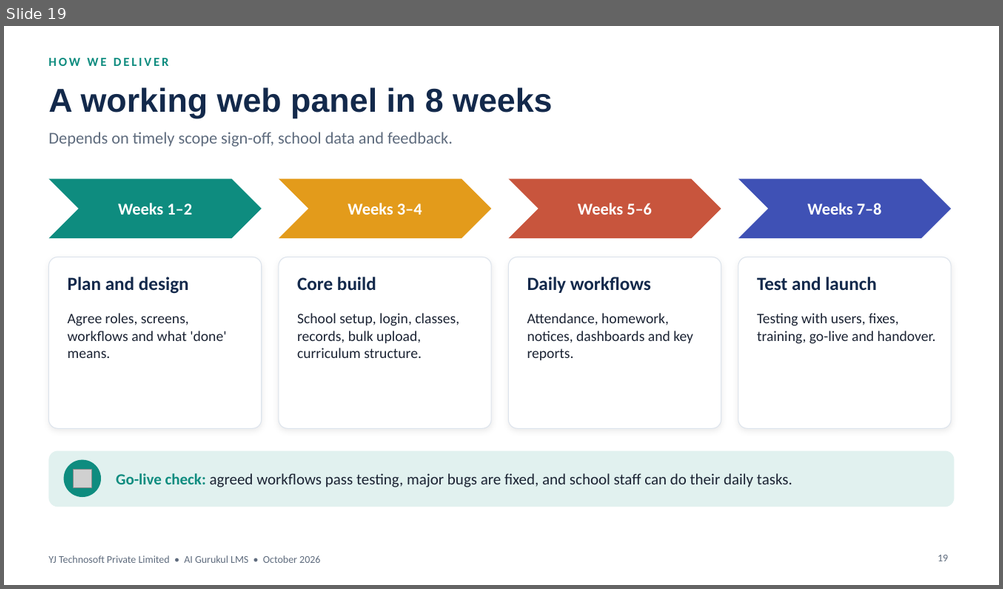
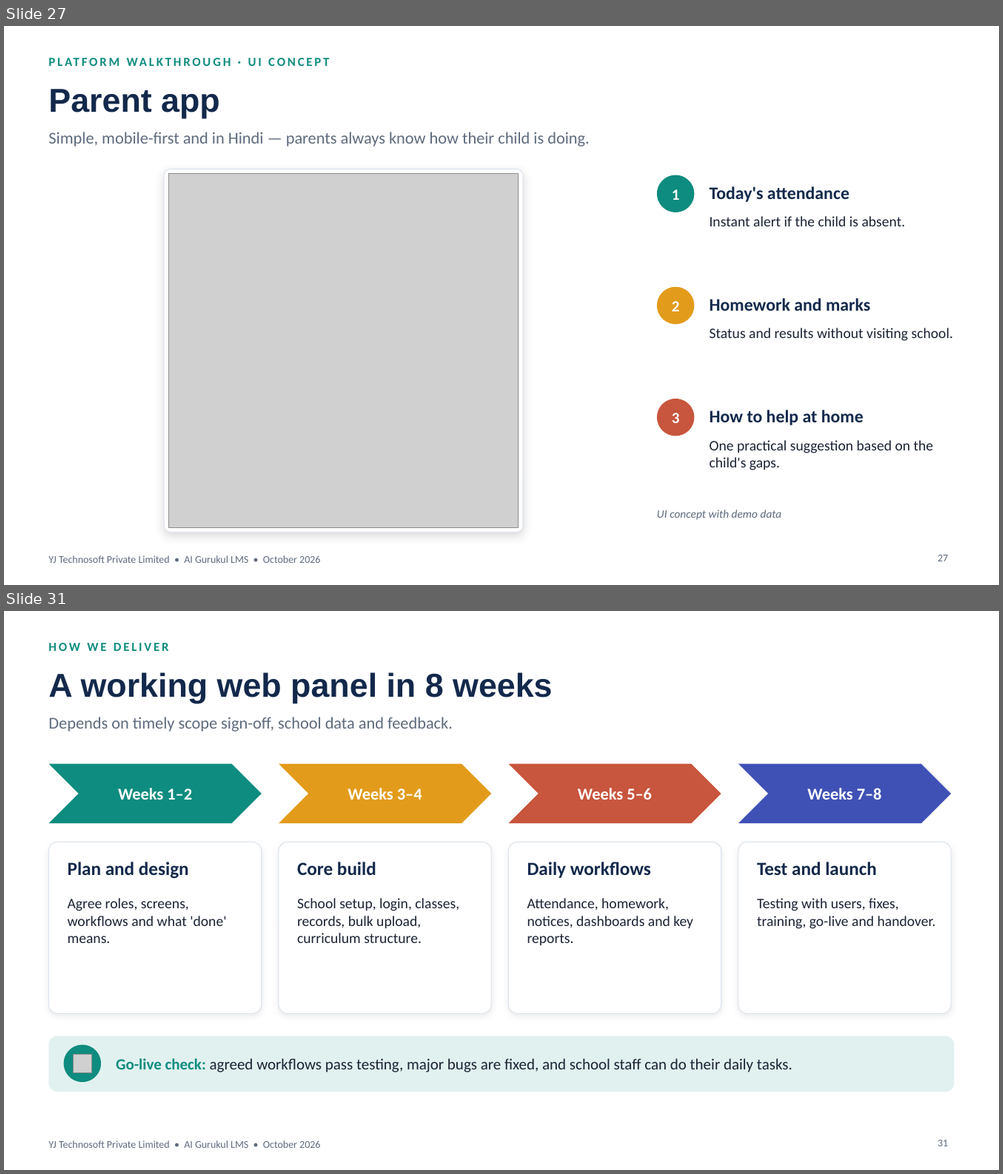
Before and after one commit to yatindradhurwe/yjtechnosoft, a slide deck: AI_Gurukul_Chhattisgarh_Edition.pptx. Shown one above the other, each under a label of ours: slide 19 before the commit, slides 27 and 31 after it; the slides between them are not shown. The pictures are 1003x589 and 1003x1174 pixels, drawn with LibreOffice and Linux fonts; fonts in the diff are those of the drawing; grey boxes stand for pictures. Boxes give left, top, right and bottom in pixels: in the first picture for what was removed or moved away, otherwise in the second. Text is boxed around its words. In the diff, an @@ line names an element or a change of style, - is before the commit and + after.

```diff
--- a/AI_Gurukul_Chhattisgarh_Edition.pptx
+++ b/AI_Gurukul_Chhattisgarh_Edition.pptx
@@ slide 27 added at (x1=4, y1=26, x2=999, y2=585), background #FFFFFF; not listed: 1 template element that a slide beside it also shows @@
@@ text added at (x1=48, y1=50, x2=954, y2=73), 12 pt, text #0E8C7F, bold @@
+PLATFORM WALKTHROUGH · UI CONCEPT
@@ title added at (x1=48, y1=89, x2=220, y2=118), 32 pt, text #13294B, bold @@
+Parent app
@@ text added at (x1=48, y1=132, x2=589, y2=147), 16 pt, text #5E6B7D @@
+Simple, mobile-first and in Hindi — parents always know how their child is doing.
@@ rounded rectangle added at (x1=165, y1=170, x2=523, y2=533), fill #FFFFFF, outline #DCE3EC 0.75 pt @@
@@ picture added at (x1=169, y1=174, x2=519, y2=528) @@
@@ ellipse added at (x1=657, y1=175, x2=694, y2=212), fill #0E8C7F @@
@@ text added at (x1=671, y1=190, x2=680, y2=200), 15 pt, text #FFFFFF, bold @@
+1
@@ text added at (x1=709, y1=187, x2=849, y2=202), 17 pt, text #13294B, bold @@
+Today's attendance
@@ text added at (x1=709, y1=216, x2=905, y2=227), 14 pt, text #1B2333 @@
+Instant alert if the child is absent.
@@ ellipse added at (x1=657, y1=287, x2=694, y2=324), fill #E39B1B @@
@@ text added at (x1=671, y1=301, x2=680, y2=312), 15 pt, text #FFFFFF, bold @@
+2
@@ text added at (x1=709, y1=298, x2=870, y2=311), 17 pt, text #13294B, bold @@
+Homework and marks
@@ text added at (x1=709, y1=328, x2=953, y2=341), 14 pt, text #1B2333 @@
+Status and results without visiting school.
@@ ellipse added at (x1=657, y1=399, x2=694, y2=437), fill #C8553D @@
@@ text added at (x1=671, y1=413, x2=680, y2=423), 15 pt, text #FFFFFF, bold @@
+3
@@ text added at (x1=709, y1=410, x2=863, y2=426), 17 pt, text #13294B, bold @@
+How to help at home
@@ text added at (x1=709, y1=440, x2=933, y2=471), 14 pt, text #1B2333 @@
+One practical suggestion based on the child's gaps.
@@ text added at (x1=657, y1=510, x2=782, y2=520), 11 pt, text #5E6B7D, italic @@
+UI concept with demo data
@@ page number added at (x1=937, y1=555, x2=948, y2=562), 10 pt, text #5E6B7D @@
+27
@@ what was slide 19 is now slide 31 @@
@@ page number at (x1=937, y1=1140, x2=948, y2=1147): text changed @@
-19
+31
```
Also in this commit, not shown: 1 slide changed, 11 other slides added, 23 other files.
